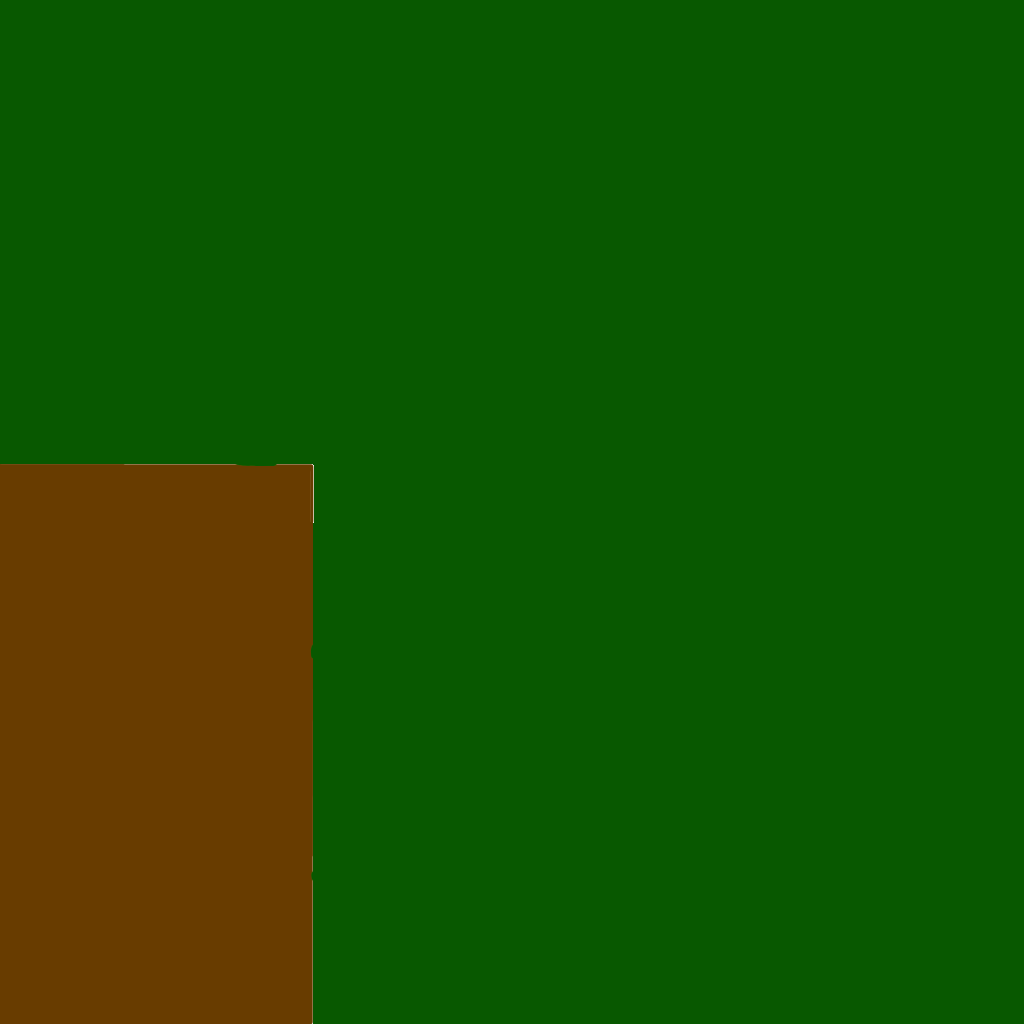
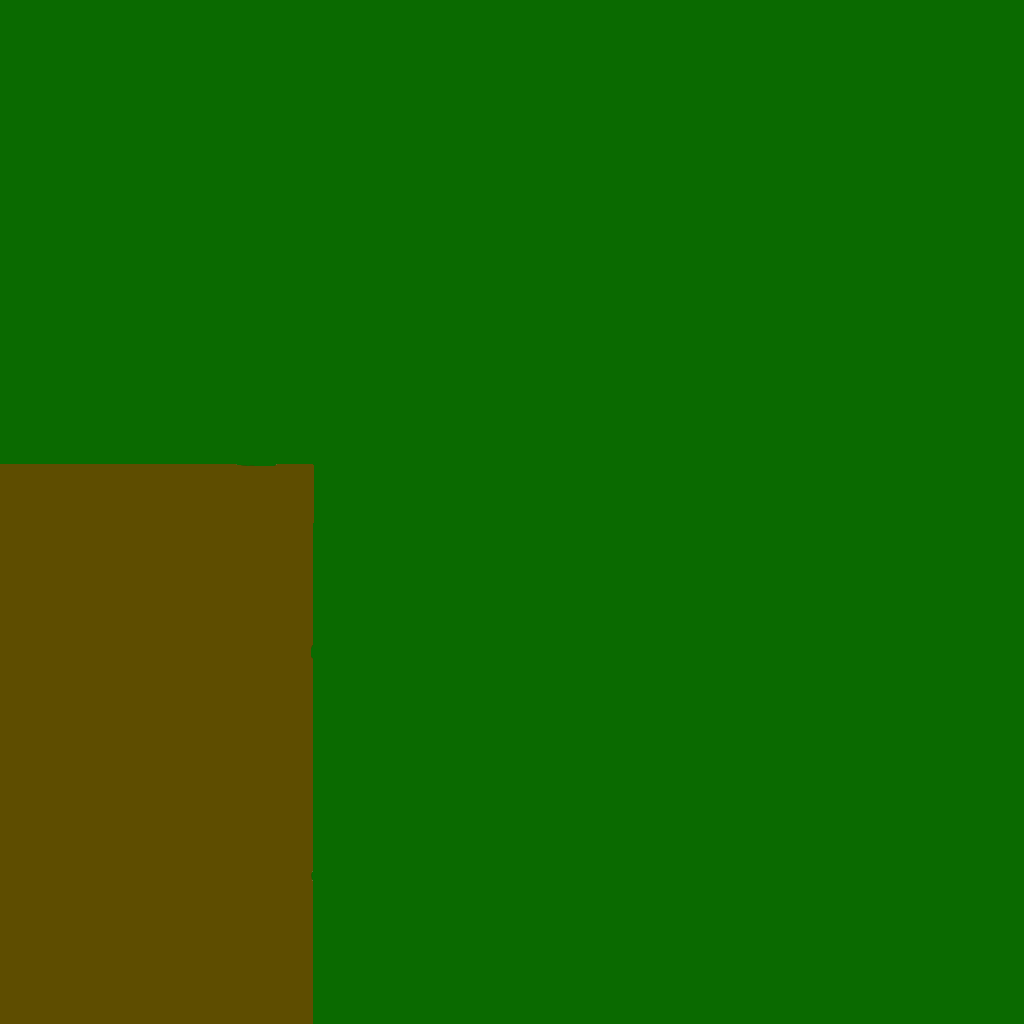
Two versions of the same layered image (w=1024, h=1024). Layer-by-layer changes:
painted on "solid" over [0, 0, 1024, 1024]
